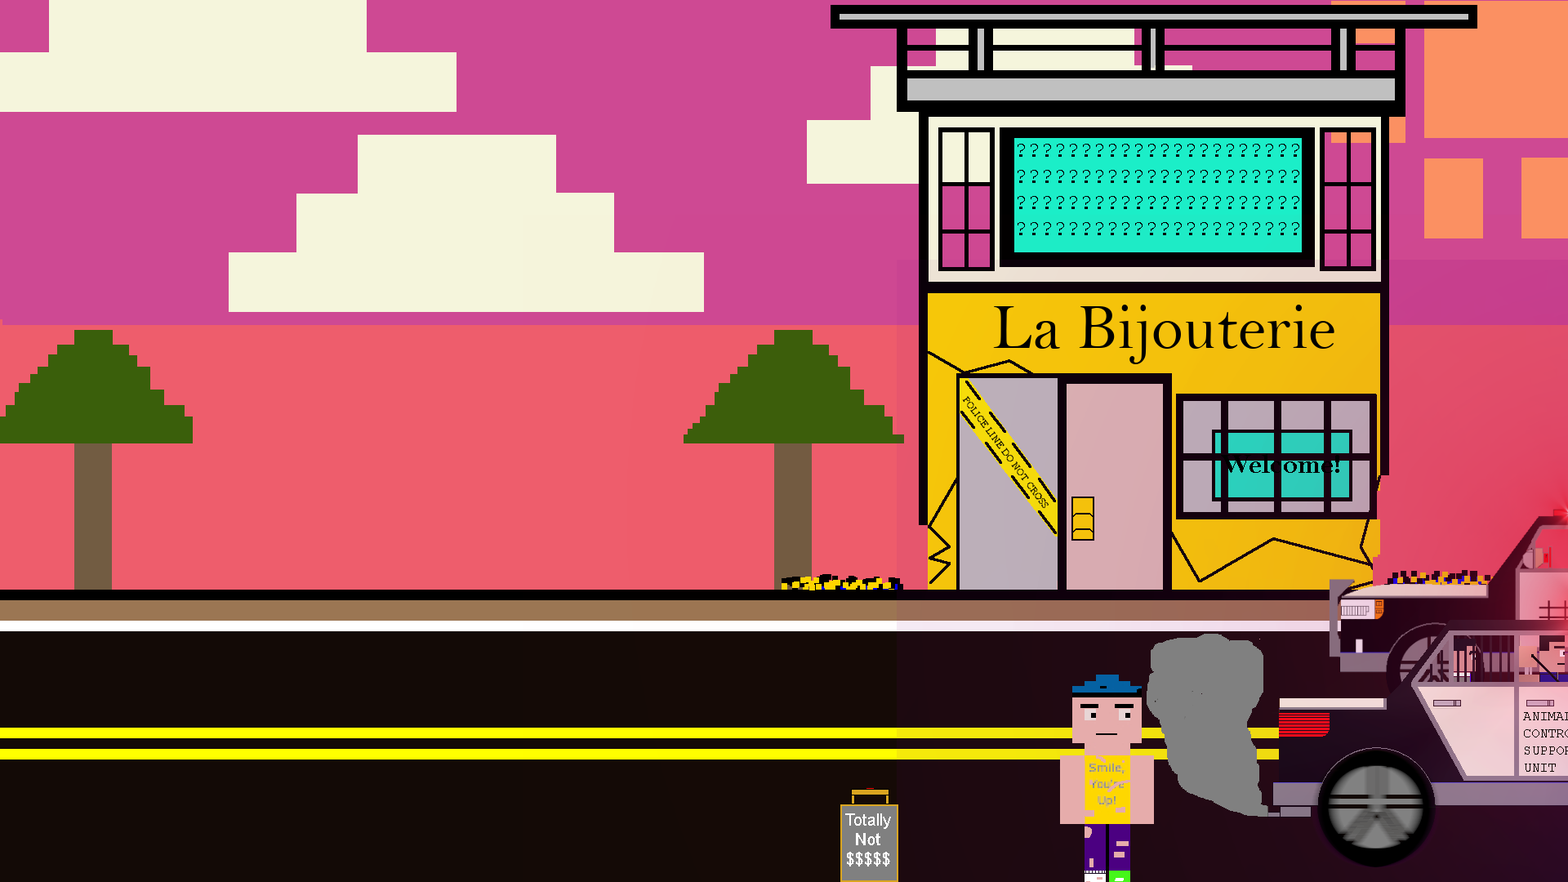
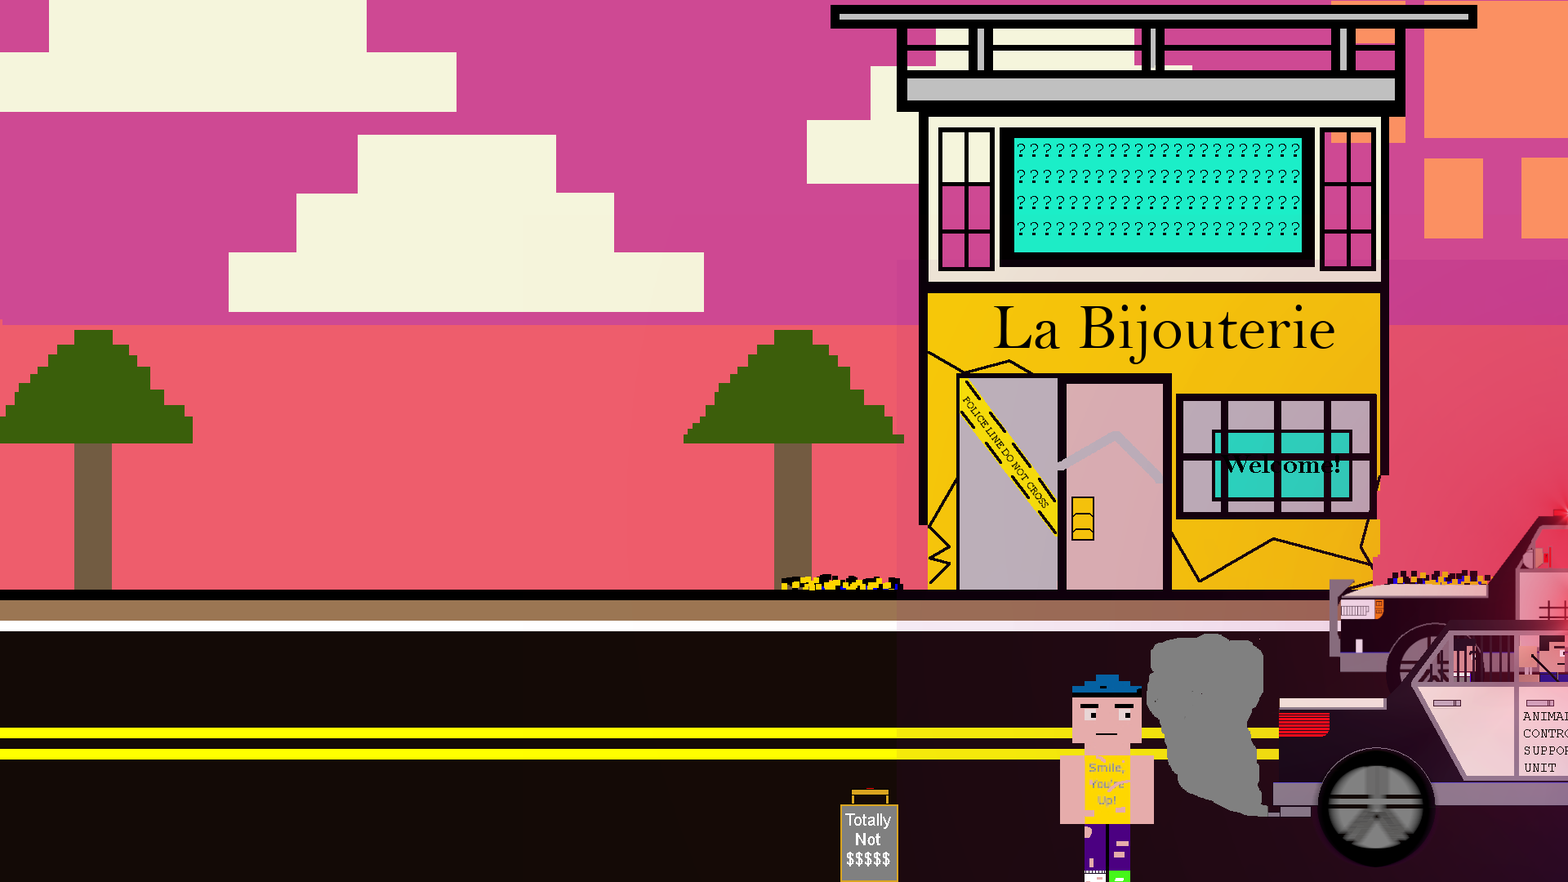
Layer changes from the first 1568x882 image to the second:
added layer "Background copy #8" above "Background copy #7" over 1057, 431, 1163, 484
hid "Background copy #7" over 1057, 431, 1163, 484